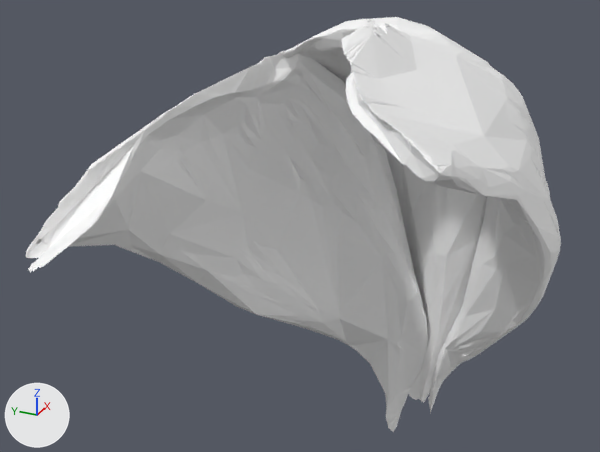
An edit to the glTF model public/assets/hra-v1/female/deltoid-l.lod0.glb, drawn before and after from the same camera.
Both versions are drawn from a 50 mm camera at (-0.1977, -0.0775, 0.1187) aimed at (0.0033, 0.0129, 0.0182). Every picture has the same lights, and +X, +Y and +Z are marked at lower left. The first picture is the older version. Vertices at exactly the same position are counted once.

Before the edit, the objects in view are built like this:
```python
me_deltoid_l = bpy.data.meshes.new('deltoid-l')
me_deltoid_l.from_pydata(...)  # 2690 vertices, 5385 faces; spans x -0.86..0.86, y -0.71..0.71, z -1.0..1.0
me_deltoid_l.materials.append(mat_deltoid_l)  # white #ffffff
ob_deltoid_l = bpy.data.objects.new('deltoid-l', me_deltoid_l)
ob_deltoid_l.location = (0.0, 0.0, 0.0)
ob_deltoid_l.scale = (0.084, 0.084, 0.084)
```
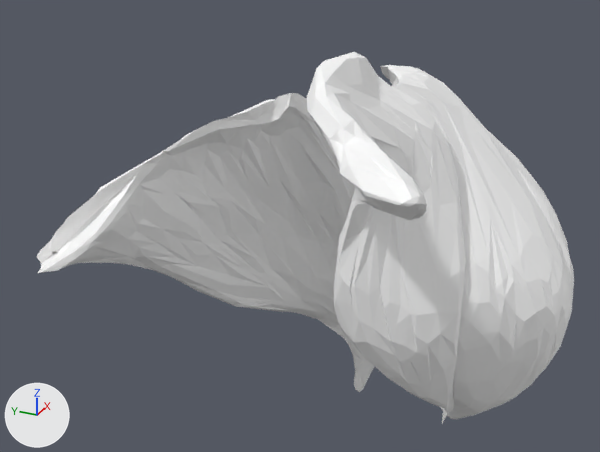
What changed in the scene script:
```text
Change me_deltoid_l:
    used by ob_deltoid_l; location = (0.0, 0.0, 0.0); scale = (0.084, 0.084, 0.084)
    remove me_deltoid_l.from_pydata(...)  # 2690 vertices, 5385 faces; spans x -0.86..0.86, y -0.71..0.71, z -1.0..1.0
    add me_deltoid_l.from_pydata(...)  # 1541 vertices, 3069 faces; spans x -0.91..0.91, y -0.87..0.87, z -1.0..1.0
    me_deltoid_l part 1: the loose piece of 1053 vertices spanning x -0.79..0.58, y -0.71..-0.16, z -0.81..1.0 is rebuilt with 437 vertices and now spans x -0.91..0.47, y -0.57..0.02, z -0.86..1.0
    me_deltoid_l part 2: the loose piece of 923 vertices spanning x -0.86..0.77, y -0.21..0.71, z -1.0..0.81 is rebuilt with 658 vertices and now spans x -0.83..0.91, y -0.09..0.87, z -1.0..0.76
    me_deltoid_l part 3: the loose piece of 647 vertices spanning x -0.1..0.86, y -0.49..0.25, z -0.79..0.93 is rebuilt with 446 vertices and now spans x 0.01..0.68, y -0.87..-0.01, z -0.85..0.88
    other edits to the shape of me_deltoid_l do not show in these pictures
Change ob_deltoid_l:
    ob_deltoid_l.scale: (0.084, 0.084, 0.084) -> (0.0723, 0.0723, 0.0723)
```

Changed parts and their boxes [x1, y1, x2, y2] in the pictures (600 x 452 px):
'deltoid-l', reshaped, rescaled (11% shorter)
    before: [26, 17, 561, 432]
    after: [37, 52, 574, 423]
part 1 of me_deltoid_l, rebuilt (27% narrower)
    before: [342, 19, 561, 413]
    after: [306, 52, 466, 423]
part 2 of me_deltoid_l, rebuilt (16% narrower, 22% shorter)
    before: [26, 50, 428, 432]
    after: [37, 93, 375, 392]
part 3 of me_deltoid_l, rebuilt
    before: [283, 17, 490, 403]
    after: [380, 65, 574, 419]
